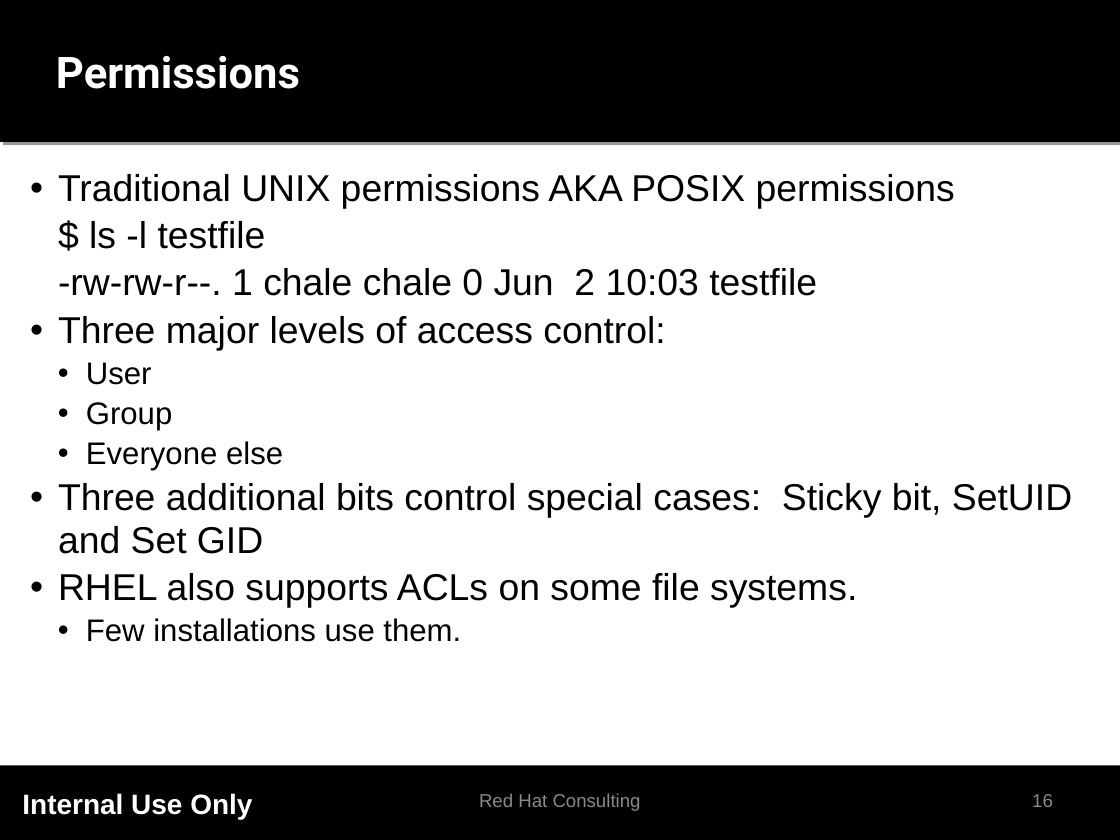
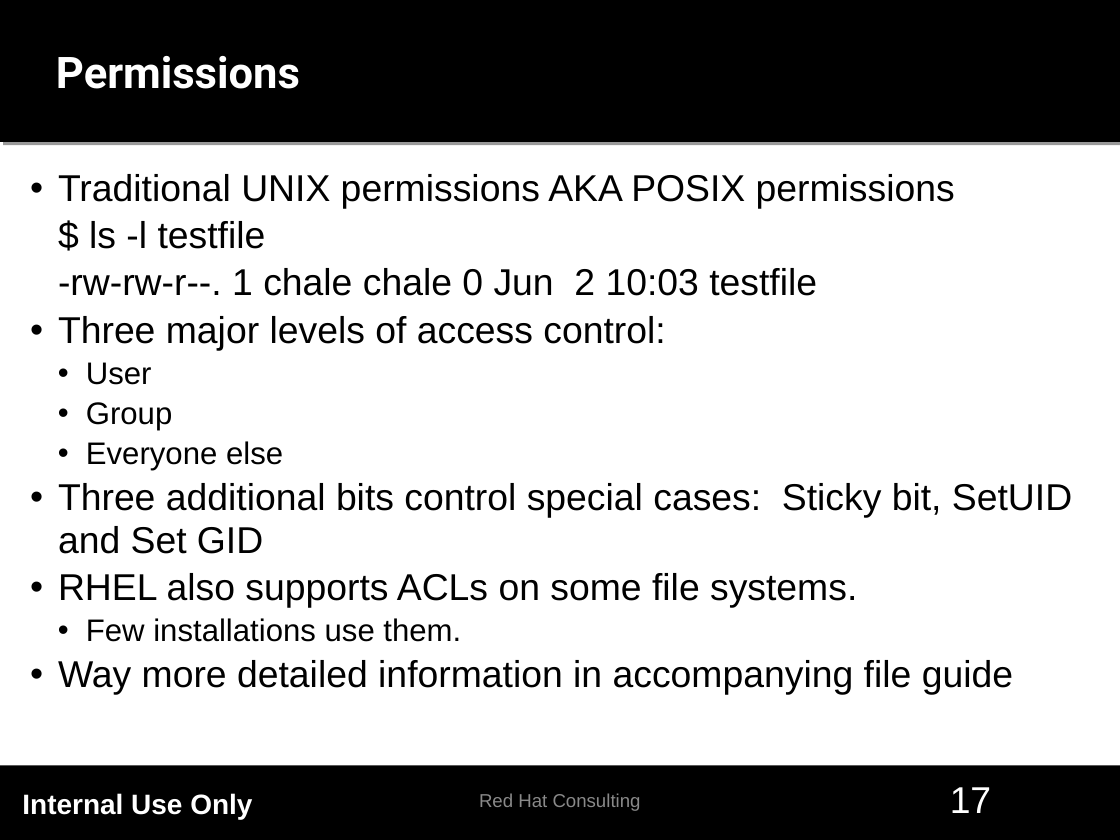
Before and after one commit to rstroop/nch-bootcamp, a slide deck: slide 17 of presentations/RHEL/RHEL_PRESENTATION.odp (slide 16 before the commit). Drawn at 1120x840 pixels with LibreOffice and Linux fonts; fonts in the diff are those of the drawing; background and template pictures are left out. Boxes give left, top, right and bottom in pixels: in the first picture for what was removed or moved away, otherwise in the second. Text is boxed around its words. In the diff, an @@ line names an element or a change of style, - is before the commit and + after.

```diff
--- a/presentations/RHEL/RHEL_PRESENTATION.odp
+++ b/presentations/RHEL/RHEL_PRESENTATION.odp
@@ text at [58,660,1013,695]: paragraph added @@
+• Way more detailed information in accompanying file guide
@@ page number at [950,787,991,813]: text changed; size 12 to 24 pt; text colour #898989 to #FFFFFF @@
-16
+17
```
Also in this commit, not shown: 7 other slides changed, 2 slides added, 1 other file.
